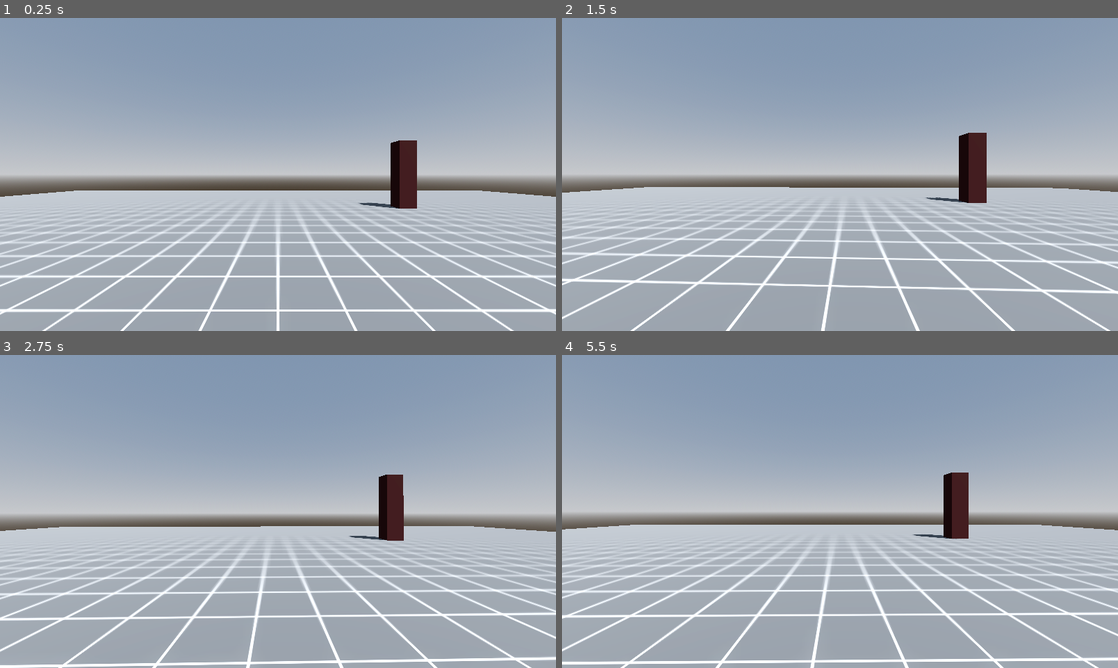
Above: before the commit, frames 1-4 (two rows, left to right).
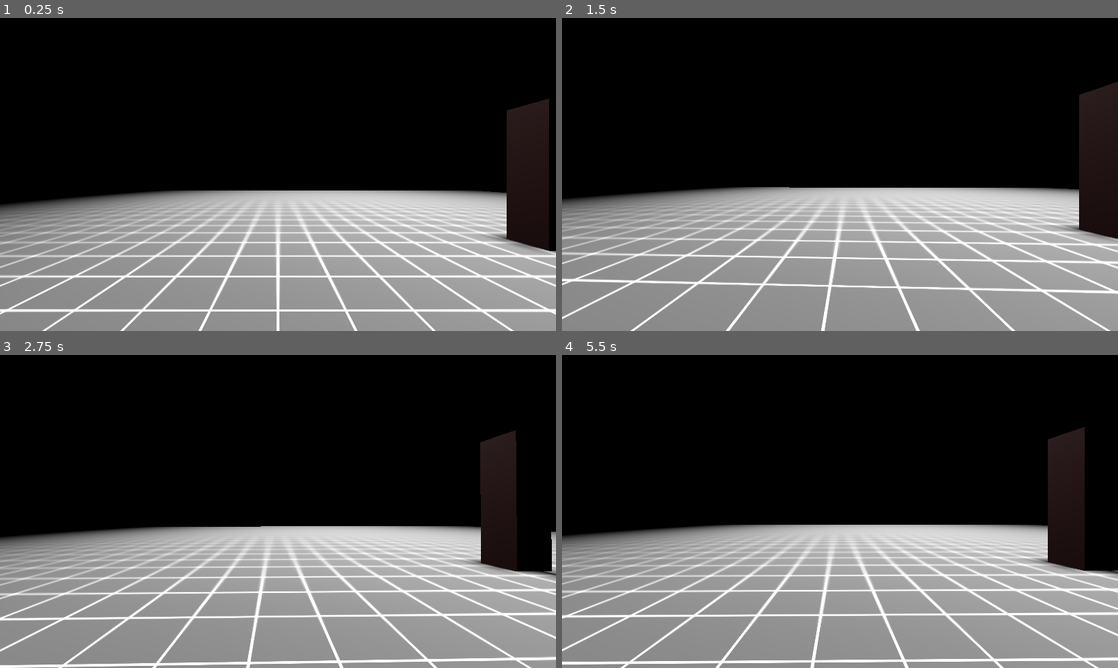
Above: after the commit, the same moments.

Repository: marcotmotta/angler
Game: Godot game, scene res://Main.tscn
The game is run twice, just before and just after one commit, with the same random seed, the same clock (stepped at 60 frames per second) and the same inputs.
Inputs (mouse positions are in pixels of both pictures, inside the frame that each line leads up to):
- Up to frame 1 (0.25 s): no input
- Up to frame 2 (1.5 s): move the mouse to (867, 174) at 0.52 s; tap A (a) at 0.6 s; tap D (d) at 0.8, 1.35 s; tap Enter at 1.25 s; move the mouse to (812, 174) at 1.27 s
- Up to frame 3 (2.75 s): tap S (s) at 1.55, 2.1 s; tap Space (space) at 2 s; move the mouse to (289, 505) at 2.02 s; tap W (w) at 2.3 s
- Up to frame 4 (5.5 s): move the mouse to (834, 517) at 2.77 s; tap W (w) at 2.85 s; click (834, 517) at 3.05 s; tap Enter at 3.5 s; move the mouse to (878, 514) at 3.52 s; click (878, 514) at 3.6 s; tap A (a) at 3.8, 4.35 s; tap Space (space) at 4.25 s; move the mouse to (795, 508) at 4.27 s; tap D (d) at 4.55, 5.1 s; move the mouse to (845, 511) at 5.02 s; tap S (s) at 5.3 s

The runs differ from the first frame. In frame 1, 78% of the frame differs, in the area x 0-100%, y 0-100%; in frame 2, 79%; in frame 3, 80%; in frame 4, 80%.

Commit message:
basic ilumination and action

Diff:
--- /dev/null
+++ b/Assets/Tree/Tree.gd
@@ -0,0 +1,8 @@
+extends StaticBody3D
+
+var health = 100
+
+func take_damage(dmg):
+	health -= dmg
+	if health <= 0:
+		queue_free()
--- a/Assets/Tree/Tree.tscn
+++ b/Assets/Tree/Tree.tscn
@@ -1,17 +1,21 @@
-[gd_scene load_steps=4 format=3 uid="uid://dwonq6smq66e5"]
+[gd_scene load_steps=5 format=3 uid="uid://dwonq6smq66e5"]
+
+[ext_resource type="Script" path="res://Assets/Tree/Tree.gd" id="1_jkabx"]
 
 [sub_resource type="StandardMaterial3D" id="StandardMaterial3D_mi8ur"]
 albedo_color = Color(0.18, 0, 0, 1)
-disable_receive_shadows = true
 
 [sub_resource type="BoxMesh" id="BoxMesh_6db5p"]
+lightmap_size_hint = Vector2i(14, 51)
 material = SubResource("StandardMaterial3D_mi8ur")
+add_uv2 = true
 size = Vector3(1, 4, 1)
 
 [sub_resource type="ConvexPolygonShape3D" id="ConvexPolygonShape3D_cgh86"]
 points = PackedVector3Array(-0.5, -2, -0.5, -0.5, -2, 0.5, -0.5, 2, -0.5, 0.5, -2, -0.5, 0.5, -2, 0.5, -0.5, 2, 0.5, 0.5, 2, -0.5, 0.5, 2, 0.5)
 
 [node name="Tree" type="StaticBody3D"]
+script = ExtResource("1_jkabx")
 
 [node name="MeshInstance3D" type="MeshInstance3D" parent="."]
 mesh = SubResource("BoxMesh_6db5p")
--- a/Main.tscn
+++ b/Main.tscn
@@ -4,25 +4,24 @@
 [ext_resource type="PackedScene" uid="uid://4bpysmfyaucd" path="res://Player/Player.tscn" id="1_vcvoh"]
 [ext_resource type="PackedScene" uid="uid://dwonq6smq66e5" path="res://Assets/Tree/Tree.tscn" id="3_hh85d"]
 
-[sub_resource type="ProceduralSkyMaterial" id="ProceduralSkyMaterial_4dfa3"]
-sky_horizon_color = Color(0.64625, 0.65575, 0.67075, 1)
-ground_horizon_color = Color(0.64625, 0.65575, 0.67075, 1)
+[sub_resource type="ProceduralSkyMaterial" id="ProceduralSkyMaterial_hxw53"]
 
-[sub_resource type="Sky" id="Sky_qq0jm"]
-sky_material = SubResource("ProceduralSkyMaterial_4dfa3")
+[sub_resource type="Sky" id="Sky_pot0k"]
+sky_material = SubResource("ProceduralSkyMaterial_hxw53")
 
-[sub_resource type="Environment" id="Environment_mh4s5"]
-background_mode = 2
-sky = SubResource("Sky_qq0jm")
-tonemap_mode = 2
-glow_enabled = true
+[sub_resource type="Environment" id="Environment_7kri6"]
+background_energy_multiplier = 0.0
+sky = SubResource("Sky_pot0k")
+ambient_light_source = 3
 
 [sub_resource type="StandardMaterial3D" id="StandardMaterial3D_k6p2m"]
 albedo_texture = ExtResource("1_bwupa")
 uv1_triplanar = true
 
 [sub_resource type="BoxMesh" id="BoxMesh_f70rp"]
+lightmap_size_hint = Vector2i(504, 266)
 material = SubResource("StandardMaterial3D_k6p2m")
+add_uv2 = true
 size = Vector3(50, 1, 50)
 
 [sub_resource type="ConvexPolygonShape3D" id="ConvexPolygonShape3D_0tsad"]
@@ -31,11 +30,13 @@
 [node name="Main" type="Node3D"]
 
 [node name="WorldEnvironment" type="WorldEnvironment" parent="."]
-environment = SubResource("Environment_mh4s5")
+environment = SubResource("Environment_7kri6")
 
-[node name="DirectionalLight3D" type="DirectionalLight3D" parent="."]
-transform = Transform3D(0.707107, -0.612372, 0.353553, 0, 0.5, 0.866025, -0.707107, -0.612372, 0.353553, 0, 0, 0)
+[node name="OmniLight3D" type="OmniLight3D" parent="."]
+transform = Transform3D(1, 0, 0, 0, 1, 0, 0, 0, 1, 5.48515, 43.2726, -11.3437)
+light_energy = 1000.0
 shadow_enabled = true
+omni_range = 50.0
 
 [node name="Floor" type="StaticBody3D" parent="."]
 transform = Transform3D(1, 0, 0, 0, 1, 0, 0, 0, 1, 0, -0.5, 0)
@@ -50,4 +51,4 @@
 transform = Transform3D(1, 0, 0, 0, 1, 0, 0, 0, 1, 0, 2.02364, 0)
 
 [node name="Tree" parent="." instance=ExtResource("3_hh85d")]
-transform = Transform3D(1, 0, 0, 0, 1, 0, 0, 0, 1, 7.62432, 1.99449, -12.4254)
+transform = Transform3D(1, 0, 0, 0, 1, 0, 0, 0, 1, 7.62432, 1.99449, -5.85325)
--- a/Player/Player.gd
+++ b/Player/Player.gd
@@ -60,7 +60,7 @@
 		else:
 			Input.set_mouse_mode(Input.MOUSE_MODE_VISIBLE)
 
-	# Third person
+	# Third person FIXME: debug purposes. there wont be third person in the game
 	if Input.is_action_just_pressed("f5"):
 		if first_person:
 			camera.position.y = 3
@@ -72,3 +72,13 @@
 			camera.position.z = -0.3
 			camera.rotation_degrees.x = 0
 			first_person = true
+
+	if Input.is_action_just_pressed("action1"):
+		# FIXME: just do anything other than this. this is garbage
+		$Rotation_Helper/HitArea/CollisionShape3D.disabled = false
+		await get_tree().create_timer(0.5).timeout
+		$Rotation_Helper/HitArea/CollisionShape3D.disabled = true
+
+func _on_hit_area_body_entered(body):
+	if body.has_method('take_damage'):
+		body.take_damage(30)
--- a/Player/Player.tscn
+++ b/Player/Player.tscn
@@ -1,6 +1,9 @@
-[gd_scene load_steps=4 format=3 uid="uid://4bpysmfyaucd"]
+[gd_scene load_steps=5 format=3 uid="uid://4bpysmfyaucd"]
 
 [ext_resource type="Script" path="res://Player/Player.gd" id="1"]
+
+[sub_resource type="BoxShape3D" id="BoxShape3D_1w1th"]
+size = Vector3(2, 2, 2)
 
 [sub_resource type="CapsuleMesh" id="1"]
 
@@ -16,8 +19,18 @@
 transform = Transform3D(1, 0, 0, 0, 1, 0, 0, 0, 1, 0, 0.33957, 0)
 current = true
 
+[node name="HitArea" type="Area3D" parent="Rotation_Helper"]
+transform = Transform3D(1, 0, 0, 0, 1, 0, 0, 0, 1, 0, -0.304832, 0)
+
+[node name="CollisionShape3D" type="CollisionShape3D" parent="Rotation_Helper/HitArea"]
+transform = Transform3D(1, 0, 0, 0, 1, 0, 0, 0, 1, 0, 0, -0.975686)
+shape = SubResource("BoxShape3D_1w1th")
+disabled = true
+
 [node name="MeshInstance" type="MeshInstance3D" parent="."]
 mesh = SubResource("1")
 
 [node name="CollisionShape" type="CollisionShape3D" parent="."]
 shape = SubResource("3")
+
+[connection signal="body_entered" from="Rotation_Helper/HitArea" to="." method="_on_hit_area_body_entered"]
--- a/project.godot
+++ b/project.godot
@@ -56,6 +56,11 @@
 "events": [Object(InputEventKey,"resource_local_to_scene":false,"resource_name":"","device":-1,"window_id":0,"alt_press …(182 unchanged characters)…
 ]
 }
+action1={
+"deadzone": 0.5,
+"events": [Object(InputEventMouseButton,"resource_local_to_scene":false,"resource_name":"","device":-1,"window_id":0,"alt_pressed":false,"shift_pressed":false,"ctrl_pressed":false,"meta_pressed":false,"button_mask":0,"position":Vector2(0, 0),"global_position":Vector2(0, 0),"factor":1.0,"button_index":1,"canceled":false,"pressed":false,"double_click":false,"script":null)
+]
+}
 
 [physics]
 
Binary file added: Main.exr
Not shown, added: Main.exr.import
